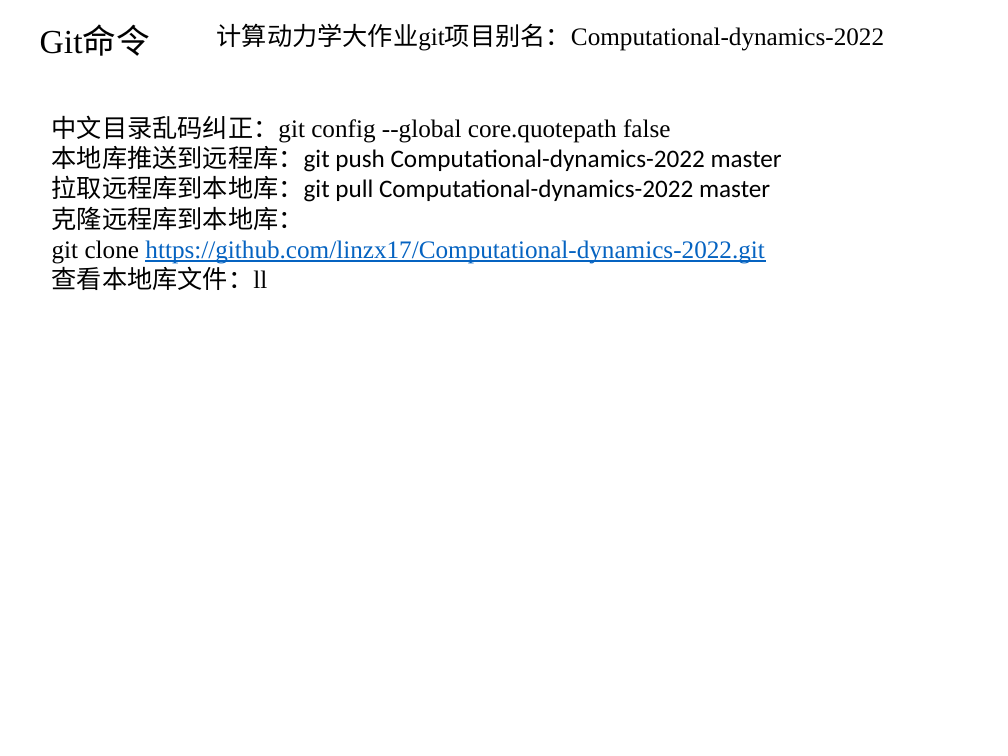
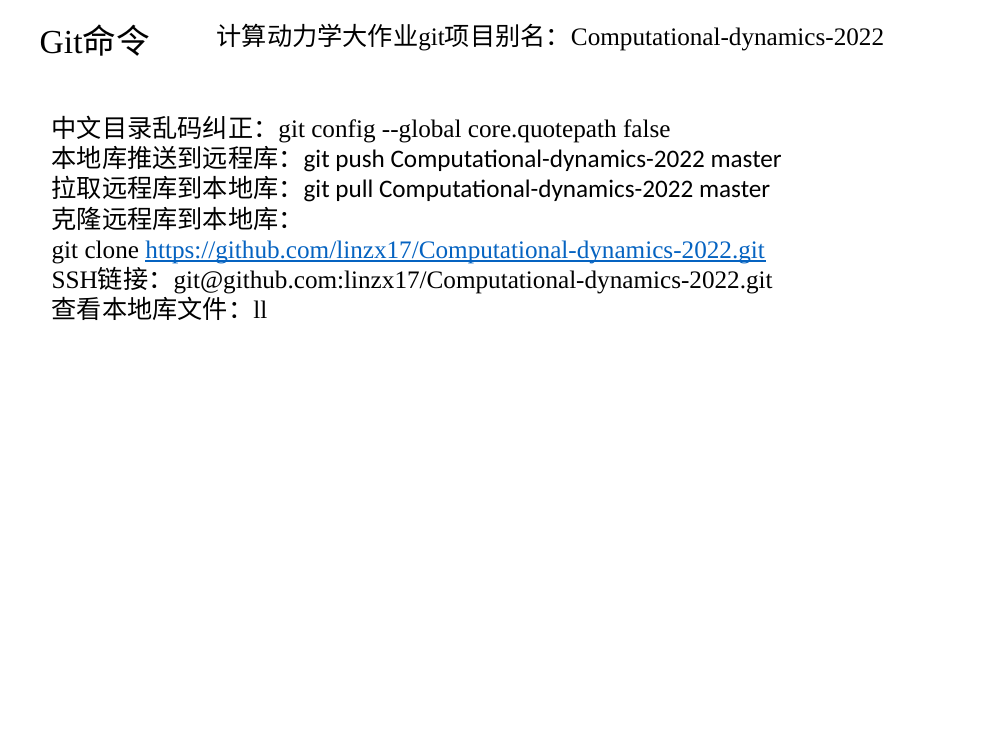
Before and after one commit to linzx17/Computational-dynamics-2022, a slide deck: slide 4 of git讲义_420803247.pptx (slide 3 before the commit). Drawn at 1008x756 pixels with LibreOffice and Linux fonts; fonts in the diff are those of the drawing. Boxes give left, top, right and bottom in pixels: in the first picture for what was removed or moved away, otherwise in the second. Text is boxed around its words. In the diff, an @@ line names an element or a change of style, - is before the commit and + after.

Commit message:
2022-0430-1042

```diff
--- a/git讲义_420803247.pptx
+++ b/git讲义_420803247.pptx
@@ text at (52,268,773,294): paragraph added @@
+SSH链接：git@github.com:linzx17/Computational-dynamics-2022.git
```
Also in this commit, not shown: 1 slide added.
